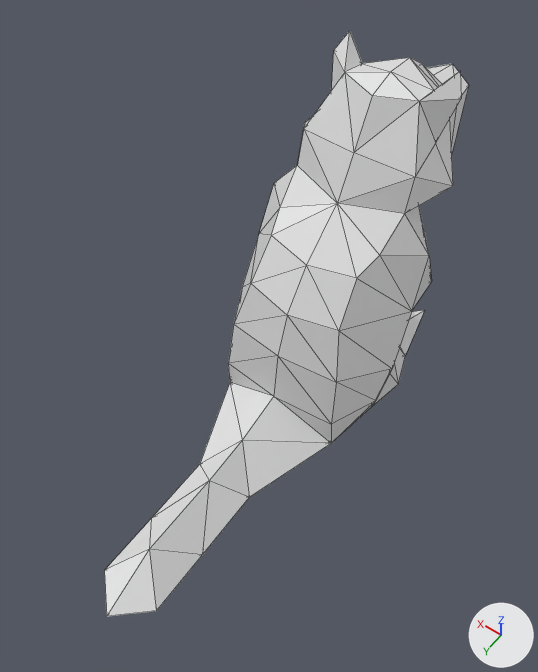
Before and after pictures for a commit that changed the Blender file Assets/Art/m_raccoon.blend.
One viewpoint serves both versions: a 50 mm lens placed at (-2.53, 4.19, 7.21), pointed at (0.0, 0.64, 1.63). Lighting does not change. The marker at lower right points along +X, +Y and +Z. Mesh edges are drawn as thin lines.

The first picture shows 'raccoon'.
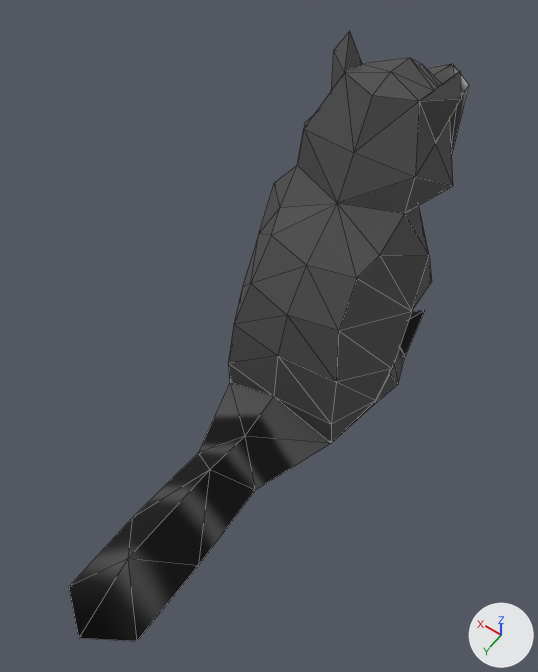
Location of each change, [x1, y1, x2, y2] in pixels of the pictures (538 x 672 px; the box of a moved part takes in the faces that stretch with it):
'raccoon', surface changed, reshaped (10% wider)
    before: [104, 31, 469, 616]
    after: [69, 31, 469, 642]
part 1 of me_cube, moved or reshaped
    before: [104, 383, 331, 616]
    after: [69, 383, 331, 642]
part 2 of me_cube, surface changed
    both: [228, 31, 469, 443]

Diff of the bpy script that builds the scene:
```diff
--- a/Assets/Art/m_raccoon.blend.py
+++ b/Assets/Art/m_raccoon.blend.py
@@ img_tex_raccoon @@
+img_tex_raccoon = load_image('tex_raccoon', 'tex_raccoon.png', 512, 512, 'sRGB')
@@ mat_material @@
 mat_material = principled_material('Material')
-mat_material.base_color = (0.8, 0.8, 0.8)  # white #e7e7e7
+mat_material.texture = img_tex_raccoon
 mat_material.roughness = 0.4
+mat_material.specular_ior_level = 0.0727
@@ me_cube @@
 # used by ob_raccoon; location = (0.0, 0.0, 0.0)
-me_cube.from_pydata(...)  # 79 vertices, 127 faces; spans x 0.0..0.97, y -2.65..3.25, z -0.11..3.6
-me_cube.vertices[62].co = (0.0, 1.13, 0.37)  # pixel (242, 440)
-me_cube.vertices[63].co = (0.33, 1.47, 0.0)  # pixel (199, 464)
-me_cube.vertices[64].co = (0.0, 1.02, -0.03)
-me_cube.vertices[65].co = (0.0, 1.68, 0.34)  # pixel (209, 480)
-me_cube.vertices[66].co = (0.0, 1.68, -0.03)
-me_cube.vertices[67].co = (0.33, 2.25, 0.03)  # pixel (151, 518)
-me_cube.vertices[68].co = (0.0, 2.6, 0.4)  # pixel (149, 549)
-me_cube.vertices[69].co = (0.0, 2.61, -0.01)
-me_cube.vertices[70].co = (0.33, 2.93, 0.07)  # pixel (104, 570)
-me_cube.vertices[71].co = (0.0, 3.25, 0.1)  # pixel (106, 616)
+me_cube.from_pydata(...)  # 79 vertices, 127 faces; spans x 0.0..0.97, y -2.65..3.56, z -0.11..3.6
+# me_cube part 1
+me_cube.vertices[62].co = (0.0, 1.09, 0.4)  # pixel (244, 436)
+me_cube.vertices[63].co = (0.38, 1.42, 0.13)  # pixel (198, 452)
+me_cube.vertices[64].co = (0.0, 0.98, -0.03)
+me_cube.vertices[65].co = (0.0, 1.66, 0.54)  # pixel (209, 469)
+me_cube.vertices[66].co = (0.0, 1.66, -0.04)
+me_cube.vertices[67].co = (0.42, 2.4, 0.2)  # pixel (132, 517)
+me_cube.vertices[68].co = (0.0, 2.84, 0.66)  # pixel (127, 558)
+me_cube.vertices[69].co = (0.0, 2.94, -0.01)
+me_cube.vertices[70].co = (0.42, 3.27, 0.25)  # pixel (68, 586)
+me_cube.vertices[71].co = (0.0, 3.56, 0.3)  # pixel (78, 638)
+# me_cube part 2: texture (UV) coordinates of 127 of 127 faces, centred in x 0.08..0.91, y -2.52..2.93, z -0.04..3.48, changed; they spanned u 0.0..0.88, v 0.0..0.75 and now span u 0.03..0.94, v 0.03..0.98
 me_cube.materials.append(mat_material)
```
